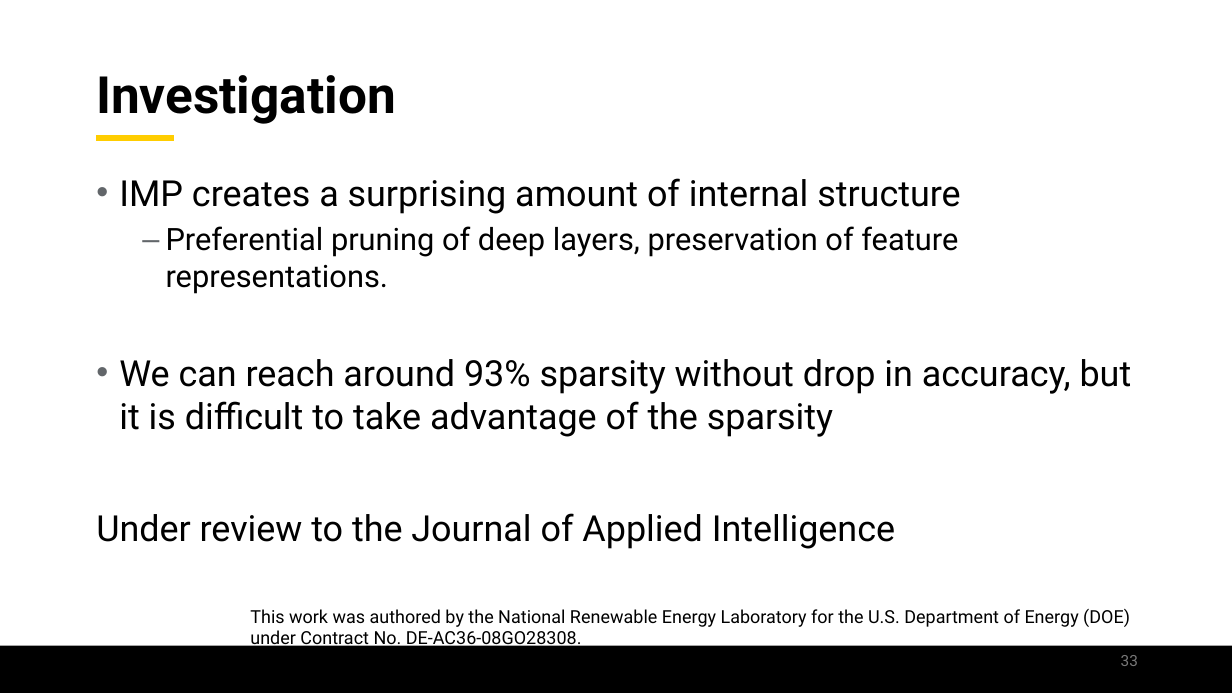
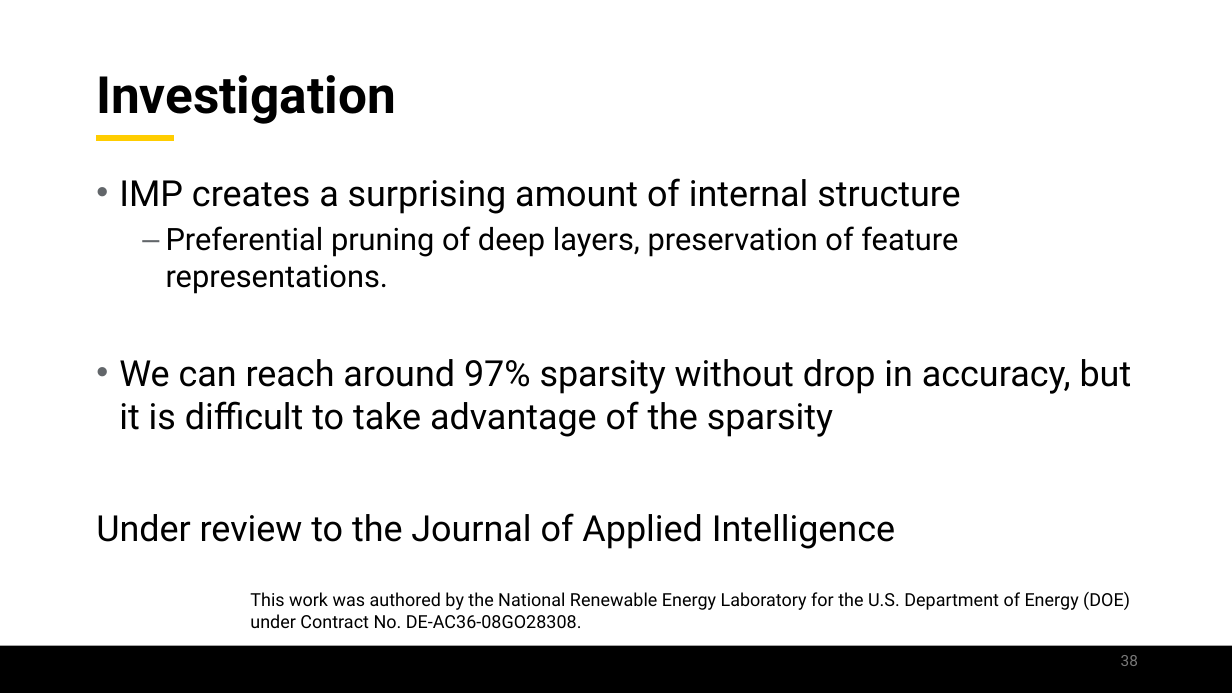
Before and after one commit to jamilgafur/Presentation, a slide deck: slide 38 of Presentation.pptx (slide 33 before the commit). Drawn at 1232x693 pixels with LibreOffice and Linux fonts; fonts in the diff are those of the drawing; background and template pictures are left out. Boxes give left, top, right and bottom in pixels: in the first picture for what was removed or moved away, otherwise in the second. Text is boxed around its words. In the diff, an @@ line names an element or a change of style, - is before the commit and + after.

```diff
--- a/Presentation.pptx
+++ b/Presentation.pptx
@@ text at (119, 359, 1132, 437): text changed @@
-• We can reach around 93% sparsity without drop in accuracy, but it is difficult to take advantage of the sparsity
+• We can reach around 97% sparsity without drop in accuracy, but it is difficult to take advantage of the sparsity
@@ text "This work was authored by ..." rewrapped from (250, 609, 1130, 650) to (250, 592, 1130, 628) @@
@@ page number at (1121, 655, 1138, 666): text changed @@
-33
+38
```
Also in this commit, not shown: 23 other slides changed, 31 slides added, 21 slides removed.
